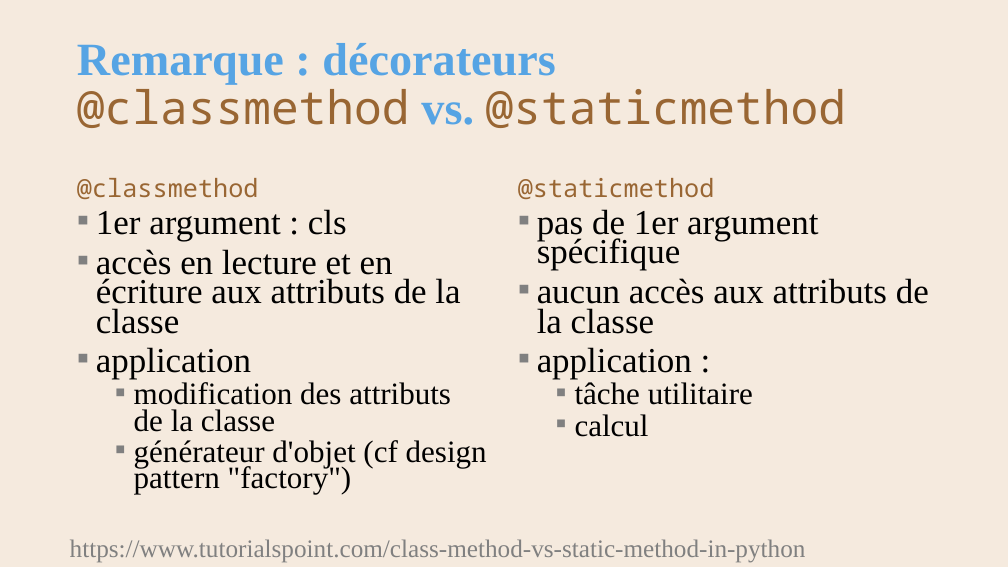
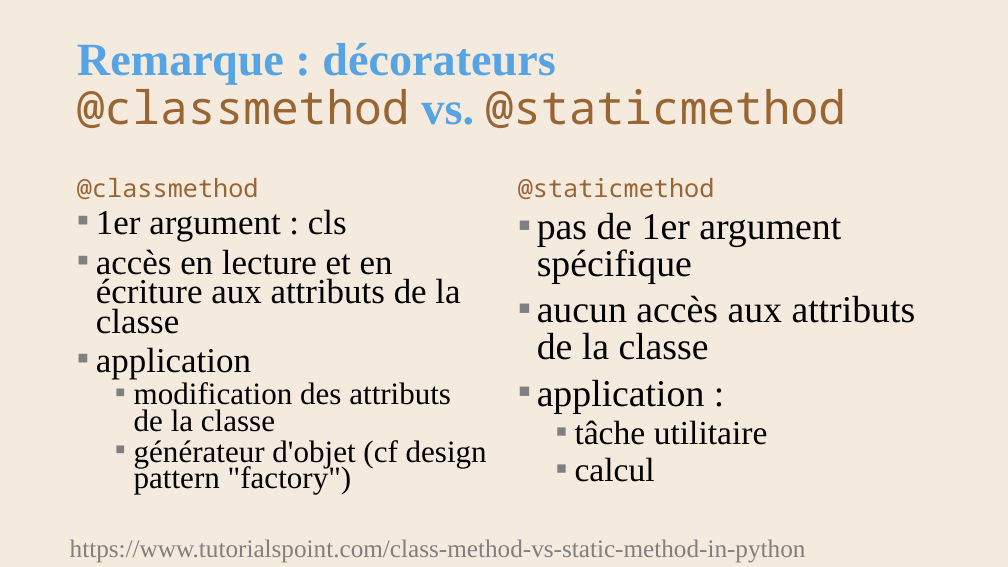
Before and after one commit to AlainWafflard/4IPO3, a slide deck: slide 17 of 17-POO-design-pattern/syllabus_17.pptx. Drawn at 1008x567 pixels with LibreOffice and Linux fonts; fonts in the diff are those of the drawing; background and template pictures are left out. Boxes give left, top, right and bottom in pixels: in the first picture for what was removed or moved away, otherwise in the second. Text is boxed around its words. In the diff, an @@ line names an element or a change of style, - is before the commit and + after.

```diff
--- a/17-POO-design-pattern/syllabus_17.pptx
+++ b/17-POO-design-pattern/syllabus_17.pptx
@@ text "pas de 1er argument spécifique" at box(537, 212, 916, 482): size 33.3 to 36 pt in "pas de 1er argument spécifique", "aucun accès aux attributs de la classe", "application :"; size 29.6 to 32 pt in "tâche utilitaire", "calcul"; line spacing 0.7 to 0.8 @@
```
Also in this commit, not shown: 7 other slides changed, 1 slide added, 6 slides removed, 2 other files.
